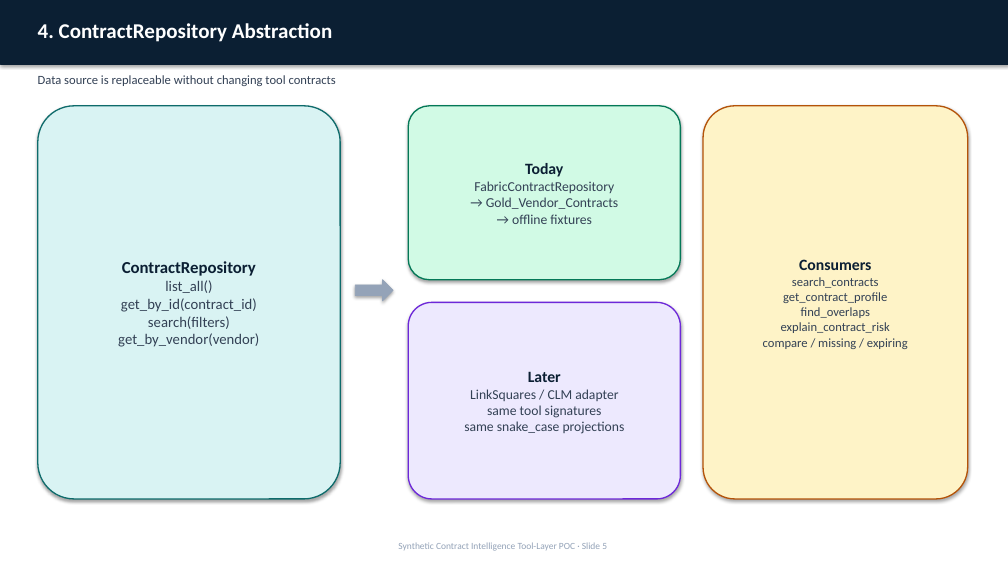
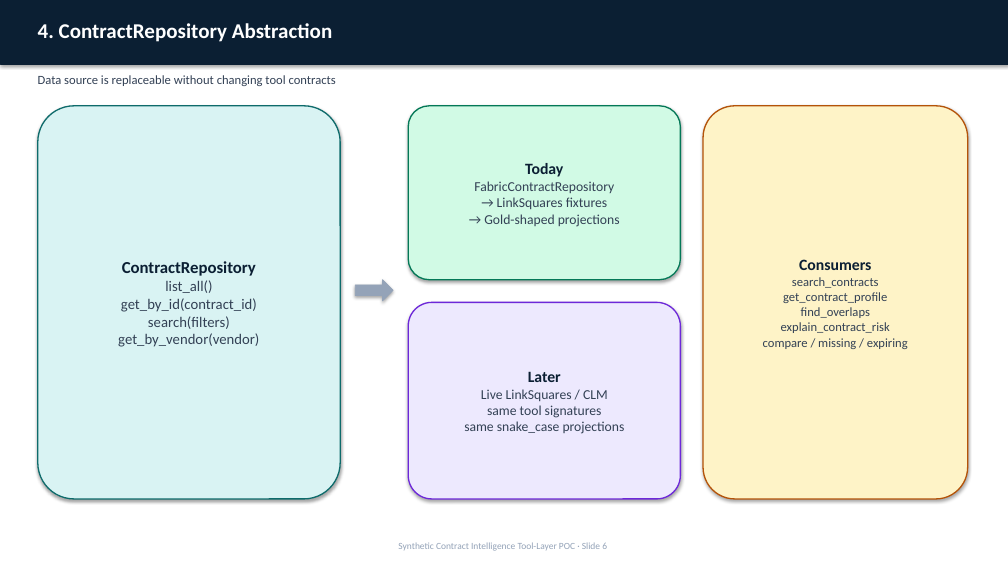
Before and after one commit to booshank/VALAgent, a slide deck: slide 6 of docs/VAL_CoPilot_Architecture_and_Process_Flow.pptx (slide 5 before the commit). Drawn at 1008x567 pixels with LibreOffice and Linux fonts; fonts in the diff are those of the drawing. Boxes give left, top, right and bottom in pixels: in the first picture for what was removed or moved away, otherwise in the second. Text is boxed around its words. In the diff, an @@ line names an element or a change of style, - is before the commit and + after.

```diff
--- a/docs/VAL_CoPilot_Architecture_and_Process_Flow.pptx
+++ b/docs/VAL_CoPilot_Architecture_and_Process_Flow.pptx
@@ text in rounded rectangle at box(474, 181, 620, 227): text changed @@
-FabricContractRepository
-→ Gold_Vendor_Contracts
-→ offline fixtures
+FabricContractRepository
+→ LinkSquares fixtures
+→ Gold-shaped projections
@@ text in rounded rectangle at box(464, 389, 625, 434): text changed @@
-LinkSquares / CLM adapter
-same tool signatures
-same snake_case projections
+Live LinkSquares / CLM
+same tool signatures
+same snake_case projections
```
Also in this commit, not shown: 9 other slides changed, 1 slide added, 6 other files.
